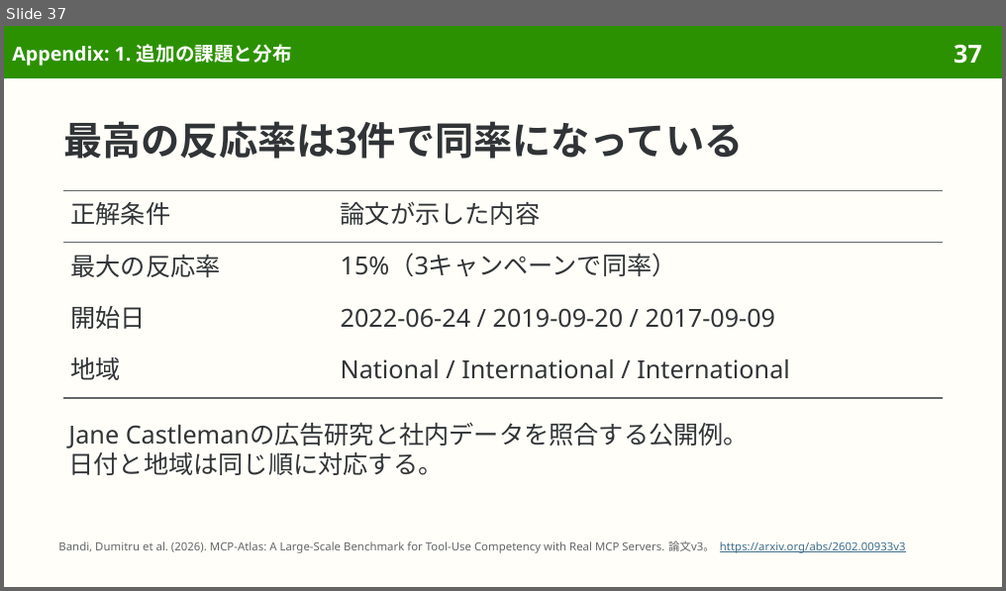
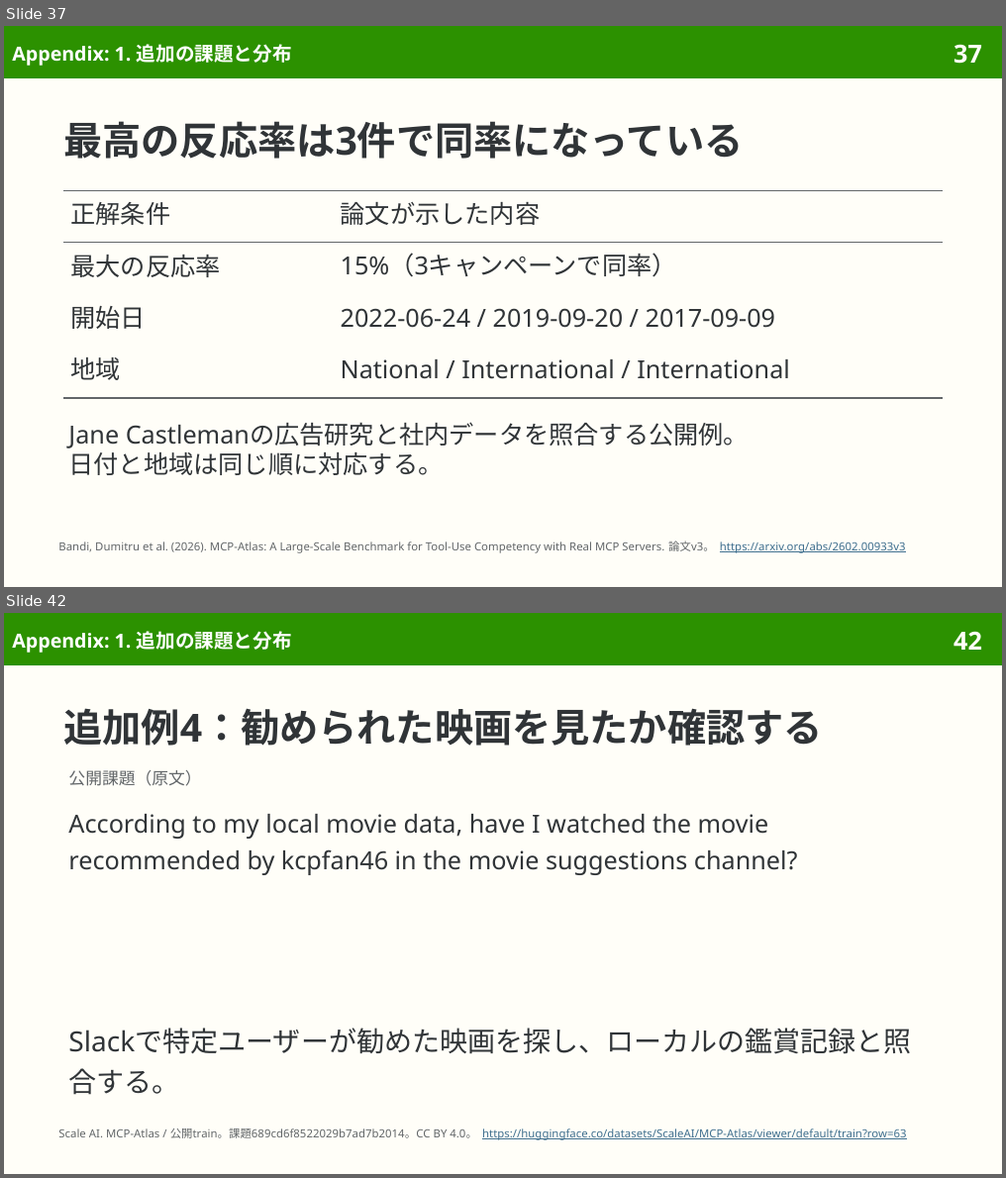
Before and after one commit to sasakiy84/datasets-in-10-minutes, a slide deck: slides/datasets-in-10-minutes-mcp-atlas.pptx. Shown one above the other, each under a label of ours: slide 37 before the commit, slides 37 and 42 after it; the slides between them are not shown. The pictures are 1006x591 and 1006x1178 pixels, drawn with LibreOffice and Linux fonts; fonts in the diff are those of the drawing. Boxes give left, top, right and bottom in pixels: in the first picture for what was removed or moved away, otherwise in the second. Text is boxed around its words. In the diff, an @@ line names an element or a change of style, - is before the commit and + after.

Commit message:
Expand MCP Atlas appendix to ten genuine additional examples

```diff
--- a/slides/datasets-in-10-minutes-mcp-atlas.pptx
+++ b/slides/datasets-in-10-minutes-mcp-atlas.pptx
@@ slide 42 added at bbox=[4, 613, 1002, 1174], background #FFFEF8; not listed: 2 template elements that a slide beside it also shows @@
@@ title added at bbox=[12, 631, 292, 653], 14 pt, text #FFFFFF, bold @@
+Appendix: 1. 追加の課題と分布
@@ title added at bbox=[63, 708, 822, 746], 28 pt, text #303437, bold @@
+追加例4：勧められた映画を見たか確認する
@@ text added at bbox=[68, 770, 201, 786], 12 pt, text #626669 @@
+公開課題（原文）
@@ text added at bbox=[68, 814, 798, 875], 18 pt, text #303437 @@
+According to my local movie data, have I watched the movie recommended by kcpfan46 in the movie suggestions channel?
@@ text added at bbox=[68, 1028, 912, 1095], 20 pt, text #303437 @@
+Slackで特定ユーザーが勧めた映画を探し、ローカルの鑑賞記録と照合する。
@@ text added at bbox=[58, 1129, 907, 1141], 8.1 pt, text #3F6F8F, underline @@
+Scale AI. MCP-Atlas / 公開train。課題689cd6f8522029b7ad7b2014。CC BY 4.0。 https://huggingface.co/datasets/ScaleAI/MCP-Atlas/viewer/default/train?row=63
```
Also in this commit, not shown: 1 slide changed, 17 other slides added, 4 other files.
